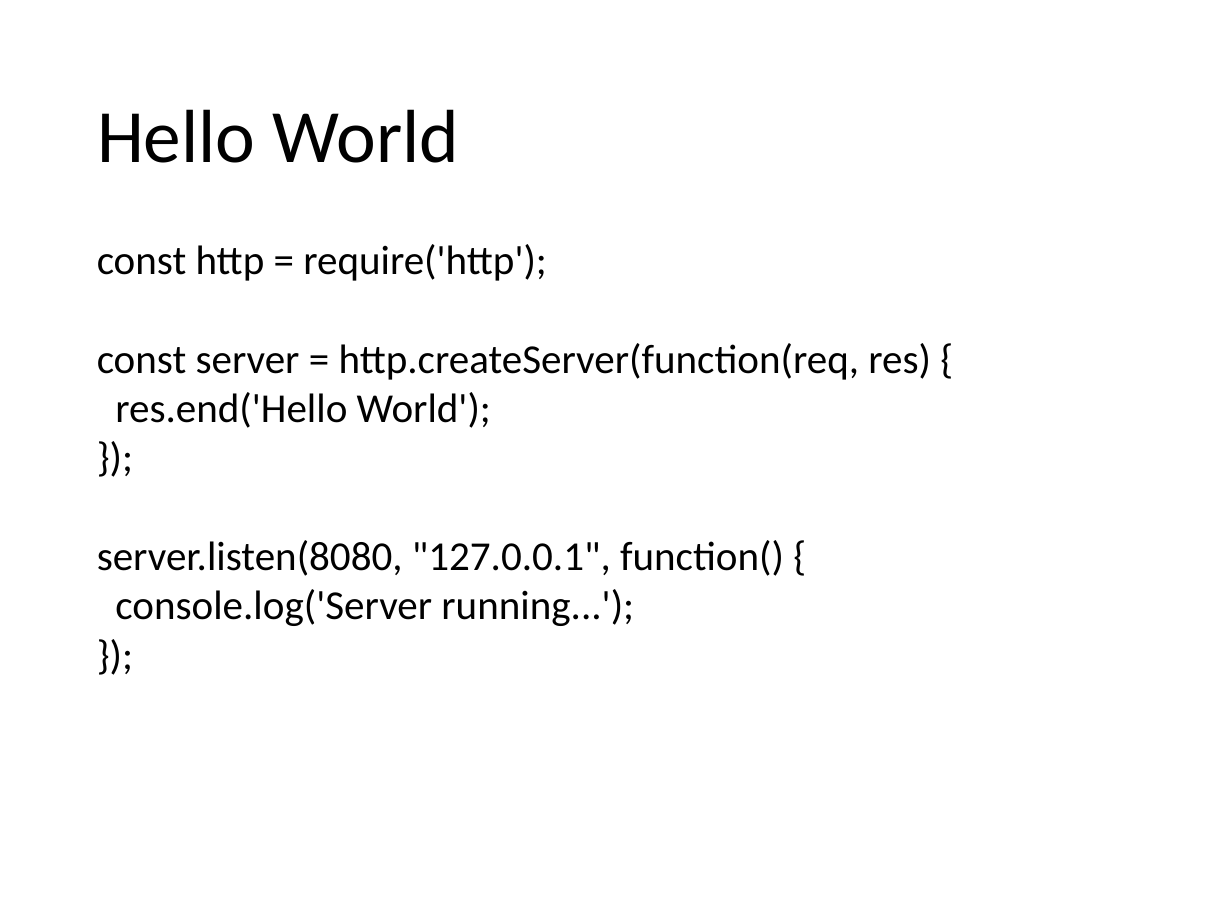
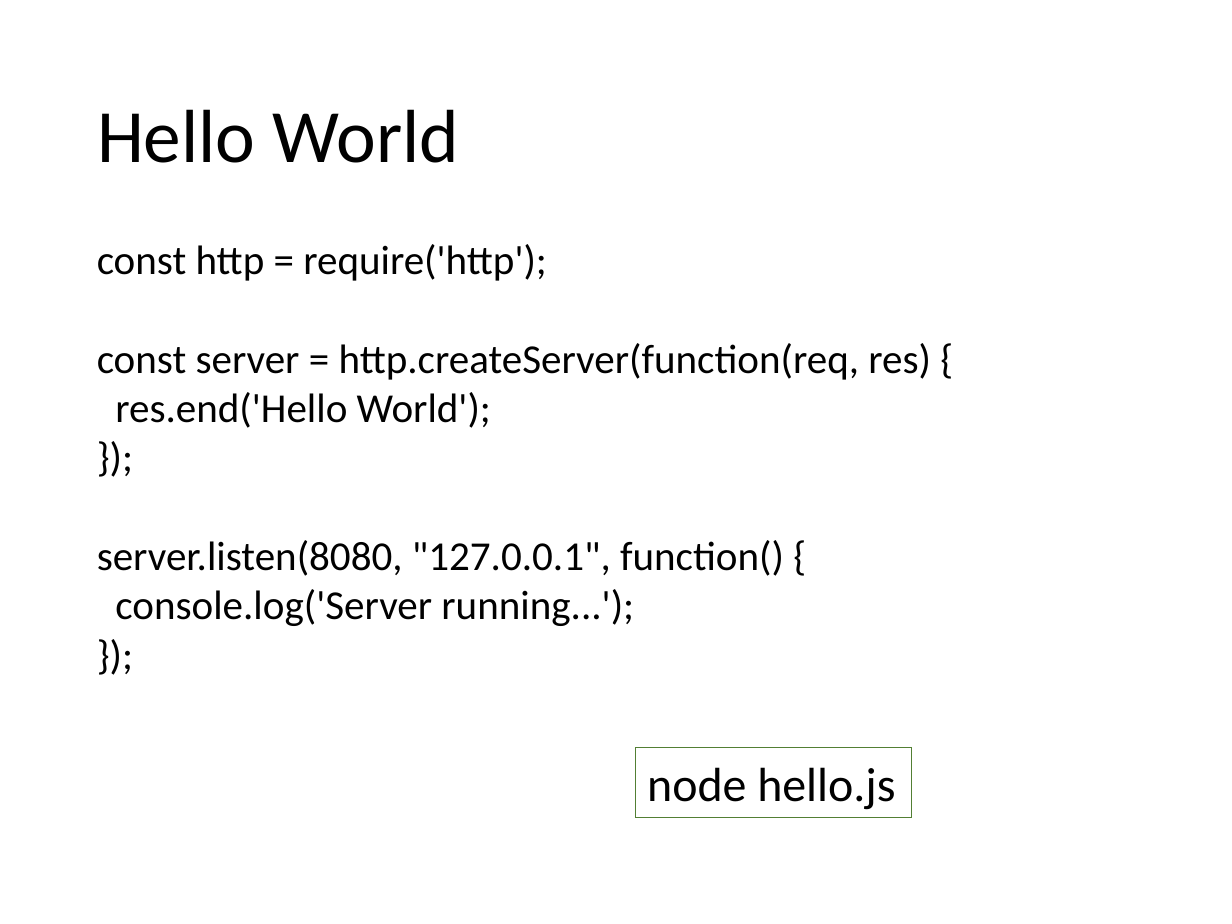
Before and after one commit to vitali-kviatkouski/vstu, a slide deck: slide 11 of node_js.pptx (slide 10 before the commit). Drawn at 1232x924 pixels with LibreOffice and Linux fonts; fonts in the diff are those of the drawing. Boxes give left, top, right and bottom in pixels: in the first picture for what was removed or moved away, otherwise in the second. Text is boxed around its words. In the diff, an @@ line names an element or a change of style, - is before the commit and + after.

```diff
--- a/node_js.pptx
+++ b/node_js.pptx
@@ rectangle added at (636,748,912,818), outline #538035 0.75 pt, 28 pt, text #000000 @@
+node hello.js
```
Also in this commit, not shown: 5 other slides changed, 1 slide added.
